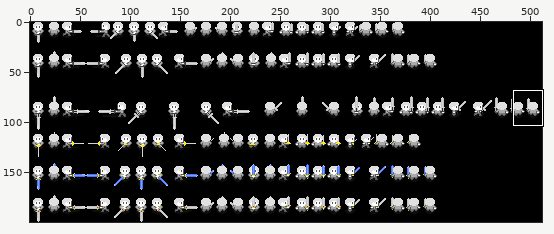
One commit to this sprite sheet: res/VISUAL_DATA/PLAYER/PLAYER_MALE/player_male_swordsheet_noarmor.png. Above: a wide view before the commit, with the close-up outlined.
Close-up. Before:
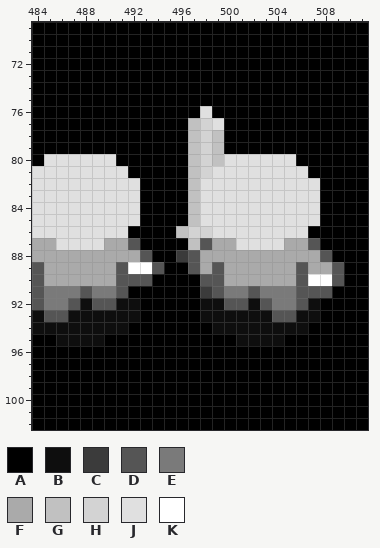
The file is 512x200 pixels. Colours within 5 levels of each other are drawn and written as one. Shown: x 484..511, y 69..102. The commit also changed other parts of the picture, which this record leaves out.
Palette (. is transparent): A #000000  B #0e0e0e  C #3b3b3b  D #555555  E #7a7a7a  F #aaaaaa  G #c1c1c1  H #d3d3d3  J #e0e0e0  K #ffffff
Pixels before, first column x 484:
 69 AAAAAAAAAAAAAAAAAAAAAAAAAAAA
 70 AAAAAAAAAAAAAAAAAAAAAAAAAAAA
 71 AAAAAAAAAAAAAAAAAAAAAAAAAAAA
 72 AAAAAAAAAAAAAAAAAAAAAAAAAAAA
 73 AAAAAAAAAAAAAAAAAAAAAAAAAAAA
 74 AAAAAAAAAAAAAAAAAAAAAAAAAAAA
 75 AAAAAAAAAAAAAAAAAAAAAAAAAAAA
 76 AAAAAAAAAAAAAAJAAAAAAAAAAAAA
 77 AAAAAAAAAAAAAGHJAAAAAAAAAAAA
 78 AAAAAAAAAAAAAGHGAAAAAAAAAAAA
 79 AAAAAAAAAAAAAGHGAAAAAAAAAAAA
 80 AJJJJJJAAAAAAGHGJJJJJJAAAAAA
 81 JJJJJJJJAAAAAGHJJJJJJJJAAAAA
 82 JJJJJJJJJAAAAGJJJJJJJJJJAAAA
 83 JJJJJJJJJAAAAGJJJJJJJJJJAAAA
 84 JJJJJJJJJAAAAGJJJJJJJJJJAAAA
 85 JJJJJJJJJAAAAGJJJJJJJJJJAAAA
 86 JJJJJJJJAAAAGHHJJJJJJJJAAAAA
 87 FFJJJJFFDAAAAGDFFJJJJFFDAAAA
 88 FFFFFFFFFDAACDFFFFFFFFFFDAAA
 89 DFFFFFFDKKDAADFDFFFFFFDFFDAA
 90 DFFFFFFDDDAAAADDFFFFFFDKKDAA
 91 DEEEDEEDAAAAAACDEEDEEEDDDAAA
 92 DEEDBDDBBAAAAABBDDBDEEDBAAAA
 93 BDDBBBBBBAAAAABBBBBBDDBBAAAA
 94 BBBBBBBBAAAAAAABBBBBBBBAAAAA
 95 AABBBBAAAAAAAAAAABBBBAAAAAAA
 96 AAAAAAAAAAAAAAAAAAAAAAAAAAAA
 97 AAAAAAAAAAAAAAAAAAAAAAAAAAAA
 98 AAAAAAAAAAAAAAAAAAAAAAAAAAAA
 99 AAAAAAAAAAAAAAAAAAAAAAAAAAAA
100 AAAAAAAAAAAAAAAAAAAAAAAAAAAA
101 AAAAAAAAAAAAAAAAAAAAAAAAAAAA
102 AAAAAAAAAAAAAAAAAAAAAAAAAAAA
Now the later version:
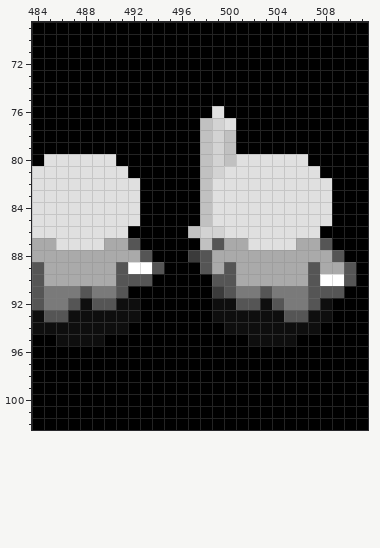
Change:
Colour B gives way to colour A in rows 92 to 93 at x 498; in row 94 at x 499; in row 95 at x 501.
Colour C gives way to colour A in row 88 at x 496; in row 91 at x 498.
Colour D gives way to colour A in row 89 at x 497; in row 90 at x 498.
Colour G gives way to colour A in rows 77 to 85 at x 497; in row 86 at x 496; in row 87 at x 497.
Colour J gives way to colour A in row 76 at x 498.
Colour A gives way to colour B in rows 92 to 93 at x 508; in row 94 at x 507; in row 95 at x 505.
Colour D gives way to colour B in row 92 at x 500 and 503; in row 93 at x 504.
Colour D gives way to colour C in row 88 at x 497; in row 91 at x 499.
Colour A gives way to colour D in row 87 at x 508; in row 88 at x 509; in rows 89 to 90 at x 510; in row 91 at x 509.
Colour B gives way to colour D in row 92 at x 502 and 507; in row 93 at x 506.
Colour E gives way to colour D in row 91 at x 500 and 503; in row 92 at x 504.
Colour F gives way to colour D in row 87 at x 499; in row 88 at x 498; in row 89 at x 498, 500 and 507; in row 90 at x 500.
Colour K gives way to colour D in row 90 at x 507.
Colour D gives way to colour E in row 91 at x 502 and 506; in row 92 at x 506.
Colour D gives way to colour F in row 87 at x 507; in row 88 at x 508; in row 89 at x 499, 506 and 509; in row 90 at x 506.
Colour J gives way to colour F in row 87 at x 501.
Colour A gives way to colour G in rows 78 to 79 at x 500.
Colour D gives way to colour G in row 87 at x 498.
Colour H gives way to colour G in rows 77 to 81 at x 498; in row 86 at x 497.
Colour J gives way to colour G in row 80 at x 500; in rows 82 to 85 at x 498.
Colour G gives way to colour H in rows 78 to 80 at x 499.
Colour J gives way to colour H in row 77 at x 499; in row 81 at x 499; in row 86 at x 499.
Colour A gives way to colour J in row 76 at x 499; in row 77 at x 500; in row 80 at x 506; in row 81 at x 507; in rows 82 to 85 at x 508; in row 86 at x 507.
Colour F gives way to colour J in row 87 at x 505.
Colour D gives way to colour K in row 90 at x 509.
Where, in picture pixels (left, top, right, bottom), the same in both close-ups:
changed: (176, 106, 356, 346)
